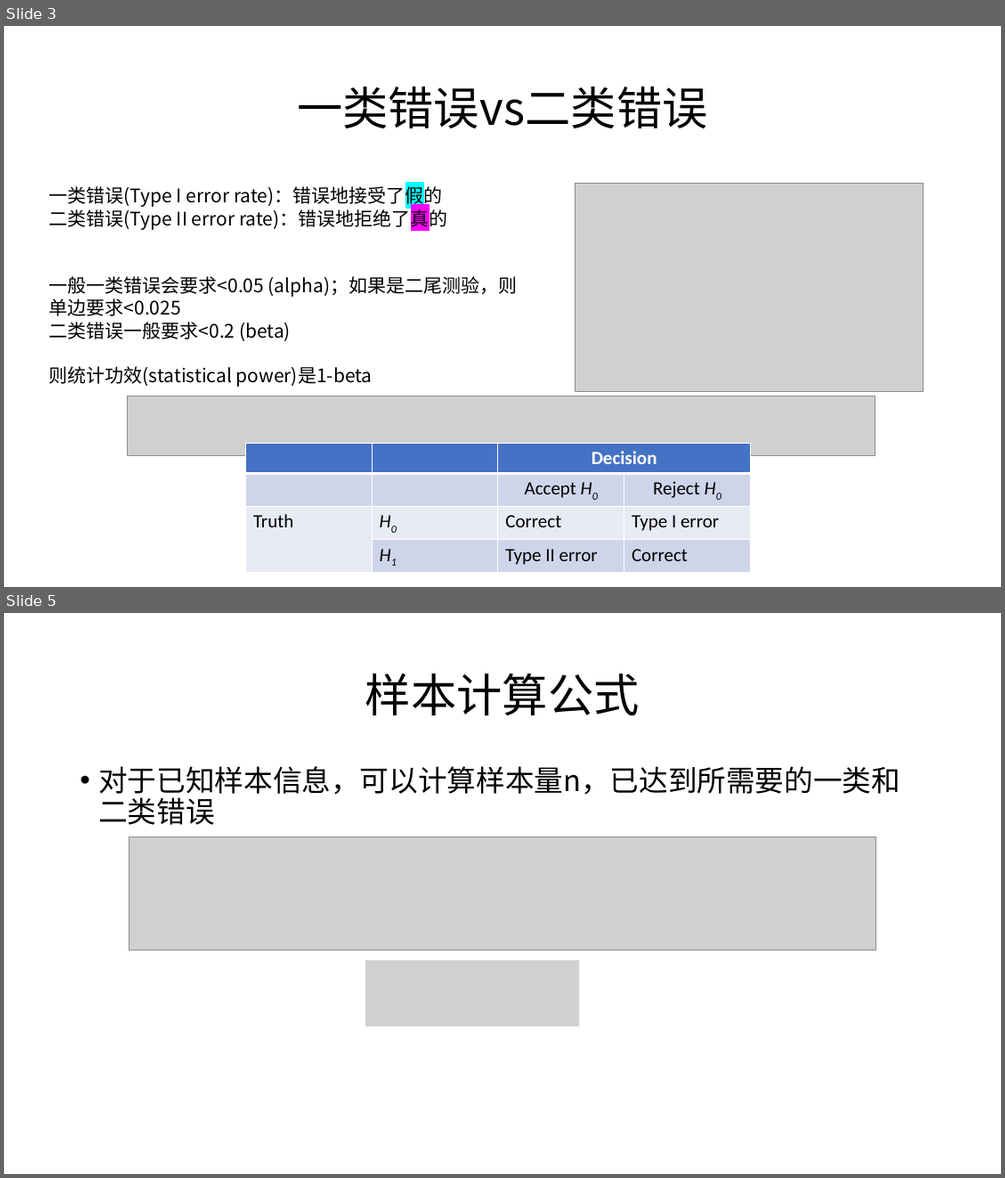
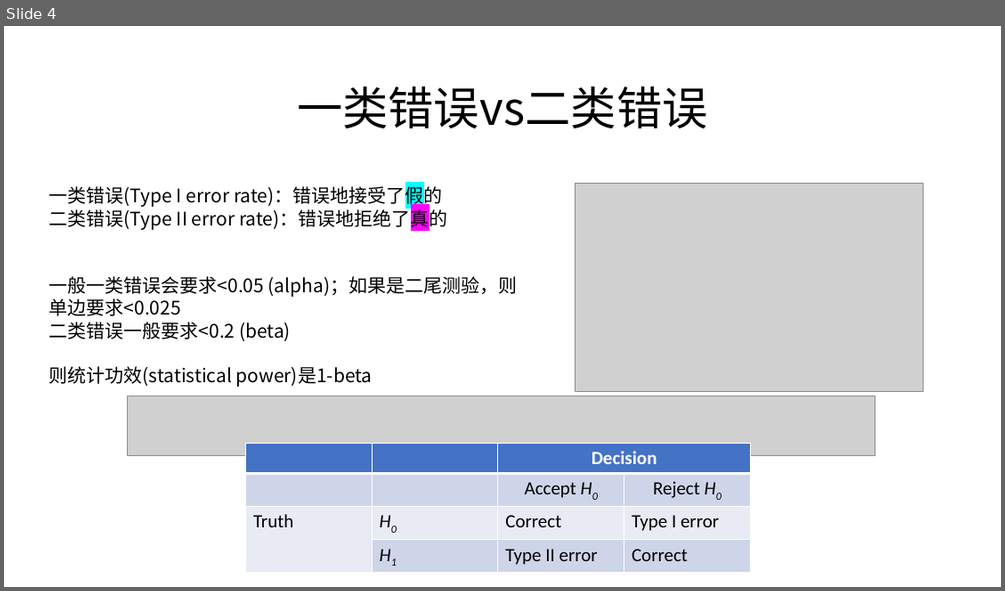
Before and after one commit to gc5k/Notes, a slide deck: Teach/ppt/HZMed_pw.pptx. Shown one above the other, each under a label of ours: slides 3 and 5 before the commit, slide 4 after it; the slides between them are not shown. The pictures are 1005x1178 and 1005x591 pixels, drawn with LibreOffice and Linux fonts; fonts in the diff are those of the drawing; grey boxes stand for pictures. Boxes give left, top, right and bottom in pixels: in the first picture for what was removed or moved away, otherwise in the second. Text is boxed around its words. In the diff, an @@ line names an element or a change of style, - is before the commit and + after.

```diff
--- a/Teach/ppt/HZMed_pw.pptx
+++ b/Teach/ppt/HZMed_pw.pptx
@@ slide 5 removed at [4,613,1001,1174], background #FFFFFF @@
@@ title removed at [365,673,639,716] @@
-样本计算公式
@@ text removed at [98,766,900,825] @@
-• 对于已知样本信息，可以计算样本量n，已达到所需要的一类和二类错误
@@ picture removed at [129,836,877,949] @@
@@ picture removed at [366,960,580,1026] @@
@@ what was slide 3 is now slide 4 @@
```
Also in this commit, not shown: 2 slides changed, 9 slides added, 2 other slides removed, 6 other files.
